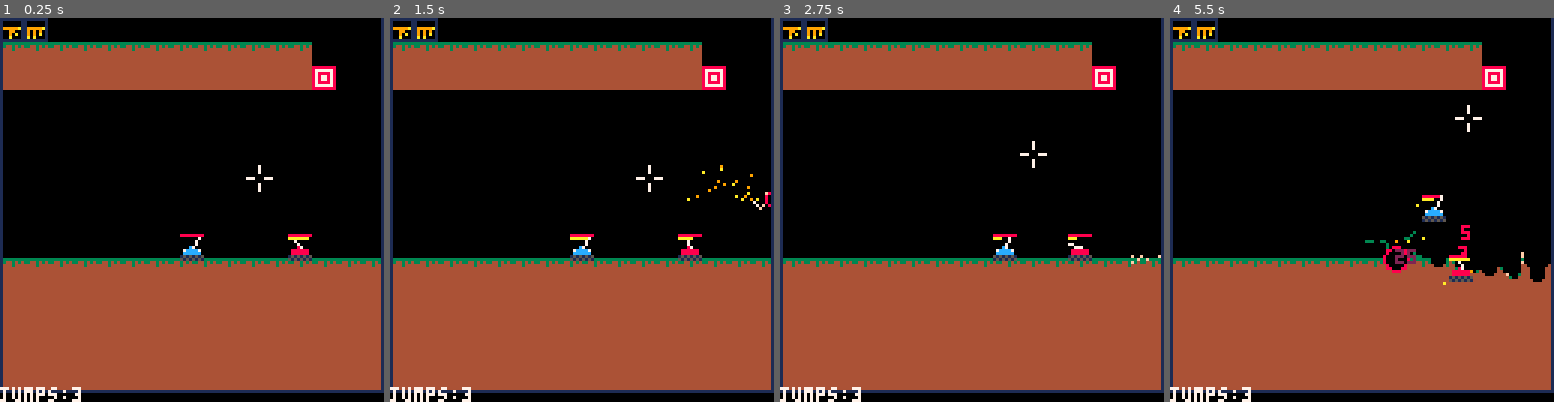
Above: before the commit, frames 1-4 (left to right).
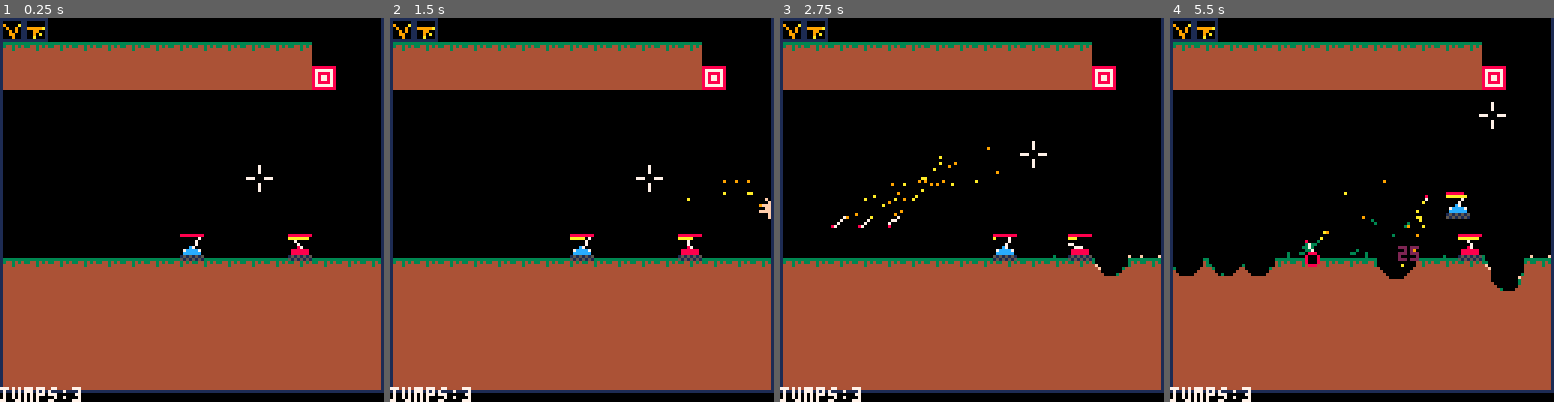
Above: after the commit, the same moments.

Repository: MarrMann/tanks.p8
Game: PICO-8 cartridge tanks.p8
Two runs of this game, one before a commit and one after it. Both use one fixed random seed, a clock stepped at 60 frames per second and the inputs below.
Inputs:
- Up to frame 1 (0.25 s): no input
- Up to frame 2 (1.5 s): tap X (X key) at 0.33, 1.07 s; tap O (Z key) at 0.7 s
- Up to frame 3 (2.75 s): hold Right 1.6-2.1 s; tap O (Z key) at 1.7, 2.1, 2.5 s; tap X (X key) at 1.85 s; hold Up 2.15-2.42 s; hold Right from 2.47 s (still down)
- Up to frame 4 (5.5 s): tap O (Z key) every 0.4 s from 2.9 to 5.3 s; tap X (X key) at 2.97, 4.08, 5.2 s; release Right at 3.03 s; hold Left 3.08-3.58 s; hold Down 3.63-3.97 s; hold Right 4.02-4.68 s; hold Up 4.73-5.03 s; hold Left from 5.08 s (still down)

The runs differ from the first frame. In frame 1, 0.1% of the frame differs, in the area x 0-11%, y 1-6%; in frame 2, 0.4%; in frame 3, 0.8%; in frame 4, 4.3%, in the area x 0-100%, y 1-72%.

Commit message:
Feat: Bouncing shot type

Diff:
--- a/tanks.p8
+++ b/tanks.p8
@@ -27,13 +27,13 @@
 		cur_cd=0,
 		jumps = 3,
 		shot = {
-			name = shot_types.split.name,
-			spr = shot_types.split.spr,
+			name = shot_types.bounce.name,
+			spr = shot_types.bounce.spr,
 			modifiers = {
 			},
 			child = {
-				name = shot_types.pixel.name,
-				spr = shot_types.pixel.spr,
+				name = shot_types.split.name,
+				spr = shot_types.split.spr,
 				modifiers = {
 				},
 				child = nil
@@ -692,7 +692,56 @@
 		on_collision = function(s, inf)
 			explode(s,inf)
 		end
-	}
+	},
+	bounce = {
+		name = "bounce",
+		spr = 49,
+		stats = {
+			dmg=20,
+			r=5,
+			init_r=1,
+			force=6,
+			count=2,
+			spread=0.1,
+			pow=1,
+			cd=65
+		},
+		init = function(s) end,
+		interpret_semantics = function(sem)
+			local base = shot_types.bounce.stats
+			local stats = copy_table(base)
+			return apply_sem_basic(sem, stats)
+		end,
+		update = function(s)
+			basic_update(s)
+			return true
+		end,
+		on_collision = function(s, inf)
+			explode(s,inf)
+
+			-- create another bouncing shot
+			s.stats.count -= 1
+			local nx, ny = get_normal(inf.x, inf.y)
+
+			-- mirror around normal
+			local xvel = s.xvel - 2 * (s.xvel * nx + s.yvel * ny) * nx
+			local yvel = s.yvel - 2 * (s.xvel * nx + s.yvel * ny) * ny
+			local newx = s.x+nx
+			local newy = s.y+ny
+			newx = mid(0, newx, 127)
+			newy = mid(0, newy, 127)
+
+			if s.stats.count <= 0 then
+				if s.node.child then
+					local child_stats = resolve_params(s.node.child)
+					local multiplier_stats = apply_multiplier_stats(shot_types.bounce.stats, s.stats, child_stats)
+					shoot_w_stats(newx, newy, xvel, yvel, s.id, s.node.child, child_stats)
+				end
+			else
+				shoot_w_stats(newx, newy, xvel, yvel, s.id, s.node, s.stats)
+			end
+		end
+	},
 }
 
 function apply_multiplier_stats(base_stats, stats, child_stats)
@@ -1091,7 +1140,7 @@
 			local hit_x=flr(inf.x)
 			local hit_y=flr(inf.y)
 			if (hit_x == flr(inf.prevx) and hit_y == flr(inf.prevy)) then
-				local n_x, n_y=get_q_normal(hit_x,hit_y)
+				local n_x, n_y=get_normal(hit_x,hit_y)
 				inf.prevx = hit_x + n_x
 				inf.prevy = hit_y + n_y
 			end
@@ -1376,7 +1425,12 @@
   for offset_x = -1, 1 do
    if offset_x != 0 or offset_y != 0 then
 
+				local xo = flr(x + offset_x)
+				local	yo = flr(y + offset_y)
     local value = mapget(flr(x + offset_x), flr(y + offset_y))
+				if xo < 0 or xo >= 128 or yo < 0 or yo >= 128 then
+					value = 1
+				end
     dx += offset_x * value
     dy += offset_y * value
    end
@@ -1643,7 +1697,14 @@
 end
 -->8
 -- todo
--- currently working on: bouncing shot
+-- currently working on: sniper shot
+
+-- shots:
+-- heavy shot
+-- sniper shot
+-- ground splitter
+-- fireworks
+-- laser
 
 --performance:
 ---could consider batch removal of
@@ -1759,14 +1820,14 @@
 100000011000000110090a01307007033008000330870803300550033555d6630000000000000000000000000000000000000000000000000000000000000000
 1000000110000001100a000130007773308088033008800335555553355fd5530000000000000000000000000000000000000000000000000000000000000000
 11111111111111111111111133333333333333333333333333333333333333330000000000000000000000000000000000000000000000000000000000000000
-00000000000000001111111100000000000000000000000000000000000000000000000000000000000000000000000000000000000000008888888800000000
-00000000000000001000000100000000000000000000000000000000000000000000000000000000000000000000000000000000000000008777777800000000
-00000000000000001000000100000000000000000000000000000000000000000000000000000000000000000000000000000000000000008788887800000000
-0000000000000000199999a100000000000000000000000000000000000000000000000000000000000000000000000000000000000880008787787800000000
-00000000000000001909090100000000000000000000000000000000000000000000000000000000000000000000000000000000088888808787787800000000
-000000000000000019090a0100000000000000000000000000000000000000000000000000000000000000000000000000000000088888808788887800000000
-00000000000000001a0a000100000000000000000000000000000000000000000000000000000000000000000000000000000000151515158777777800000000
-00000000000000001111111100000000000000000000000000000000000000000000000000000000000000000000000000000000515151518888888800000000
+00000000111111111111111100000000000000000000000000000000000000000000000000000000000000000000000000000000000000008888888800000000
+00000000100000011000000100000000000000000000000000000000000000000000000000000000000000000000000000000000000000008777777800000000
+00000000190000a11000000100000000000000000000000000000000000000000000000000000000000000000000000000000000000000008788887800000000
+0000000010900901199999a100000000000000000000000000000000000000000000000000000000000000000000000000000000000880008787787800000000
+00000000100909011909090100000000000000000000000000000000000000000000000000000000000000000000000000000000088888808787787800000000
+000000001009900119090a0100000000000000000000000000000000000000000000000000000000000000000000000000000000088888808788887800000000
+00000000100090011a0a000100000000000000000000000000000000000000000000000000000000000000000000000000000000151515158777777800000000
+00000000111111111111111100000000000000000000000000000000000000000000000000000000000000000000000000000000515151518888888800000000
 __map__
 3f3f3f3f3f3f3f3f3f3f3f3f3f3f3f3f3f000000000000000000003f00000000000000000000000000000000000000000000000000000000000000000000000000000000000000000000000000000000000000000000000000000000000000000000000000000000000000000000000000000000000000000000000000000000
 020202020202020202020202023f3f3f3f000000000000000000003e0000000000000000000000000000003e000000000000000000000000000000000000000000000000000000000000000000000000000000000000000000000000000000000000000000000000000000000000000000000000000000000000000000000000
